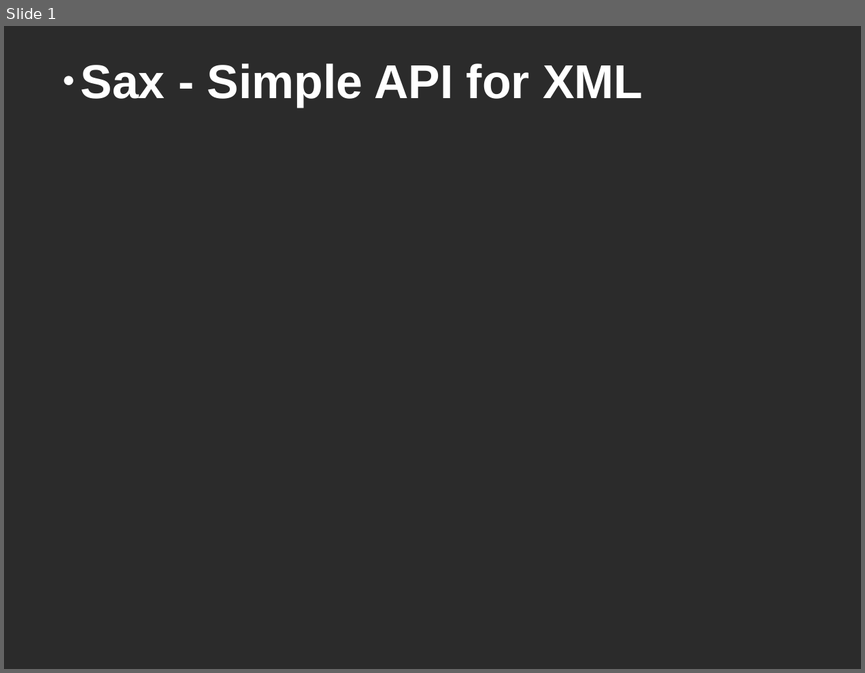
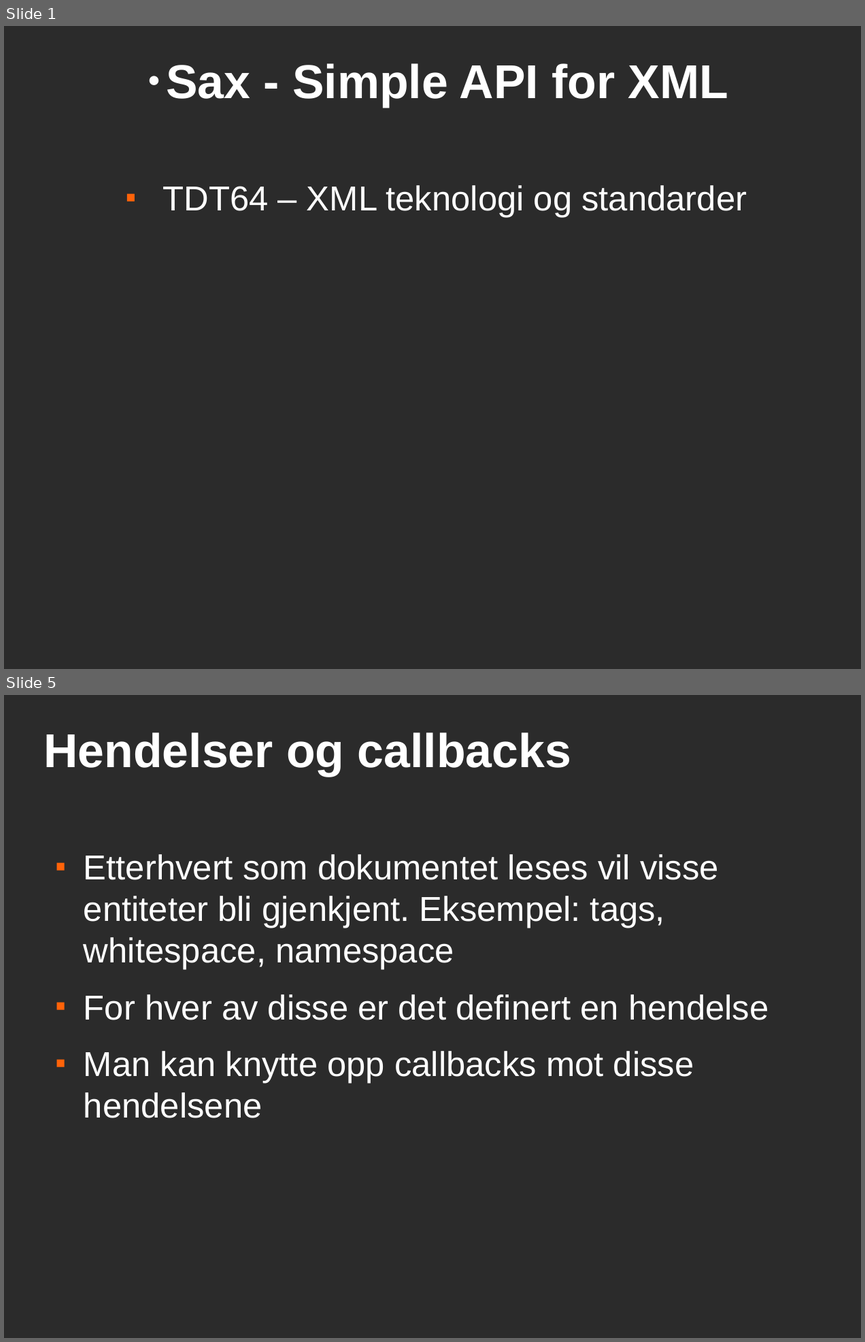
Before and after one commit to andrerav/xqft-parser, a slide deck: doc/sax.odp. Shown one above the other, each under a label of ours: slide 1 before the commit, slides 1 and 5 after it; the slides between them are not shown. The pictures are 865x673 and 865x1342 pixels, drawn with LibreOffice and Linux fonts; fonts in the diff are those of the drawing; background and template pictures are left out; a plain dark background stands for a picture behind light text. Boxes give left, top, right and bottom in pixels: in the first picture for what was removed or moved away, otherwise in the second. Text is boxed around its words. In the diff, an @@ line names an element or a change of style, - is before the commit and + after.

```diff
--- a/doc/sax.odp
+++ b/doc/sax.odp
@@ slide 5 added at [4, 695, 861, 1338], background picture (left out) @@
@@ title added at [44, 732, 571, 777], 44 pt, text #FFFFFF, bold @@
+Hendelser og callbacks
@@ text added at [84, 854, 768, 1118], 32 pt, text #FFFFFF @@
+■ Etterhvert som dokumentet leses vil visse entiteter bli gjenkjent. Eksempel: tags, whitespace, namespace
+■ For hver av disse er det definert en hendelse
+■ Man kan knytte opp callbacks mot disse hendelsene
@@ slide 1 changed as well @@
@@ title "Sax - Simple API for ..." at [166, 63, 728, 108]: alignment left to centre @@
@@ text added at [162, 185, 747, 218], 32 pt, text #FFFFFF @@
+■ TDT64 – XML teknologi og standarder
```
Also in this commit, not shown: 11 other slides added, 1 slide removed.
